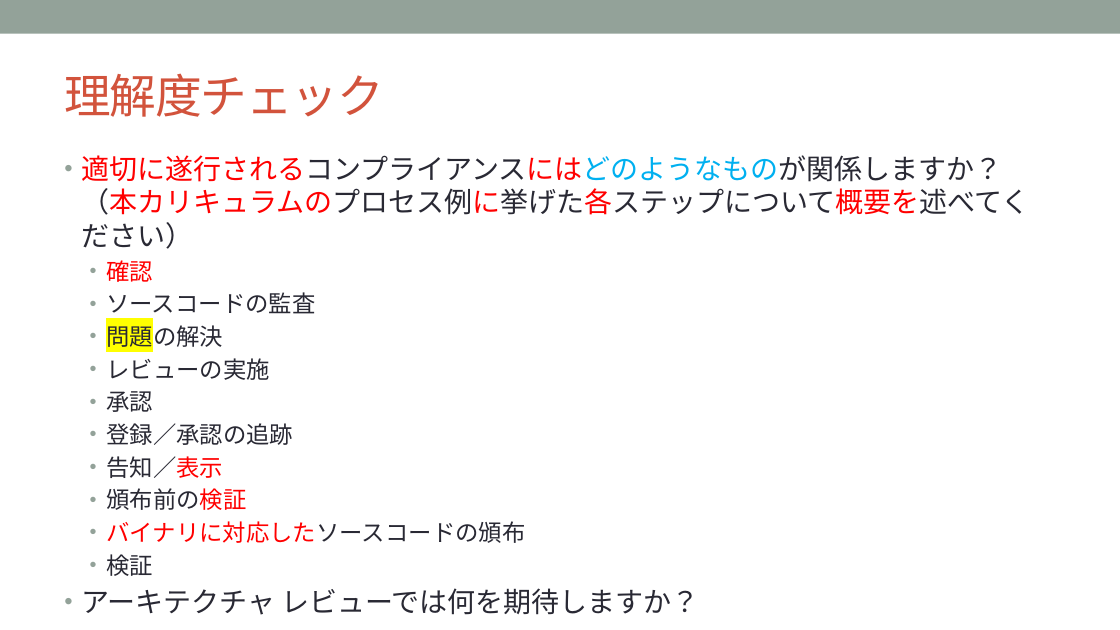
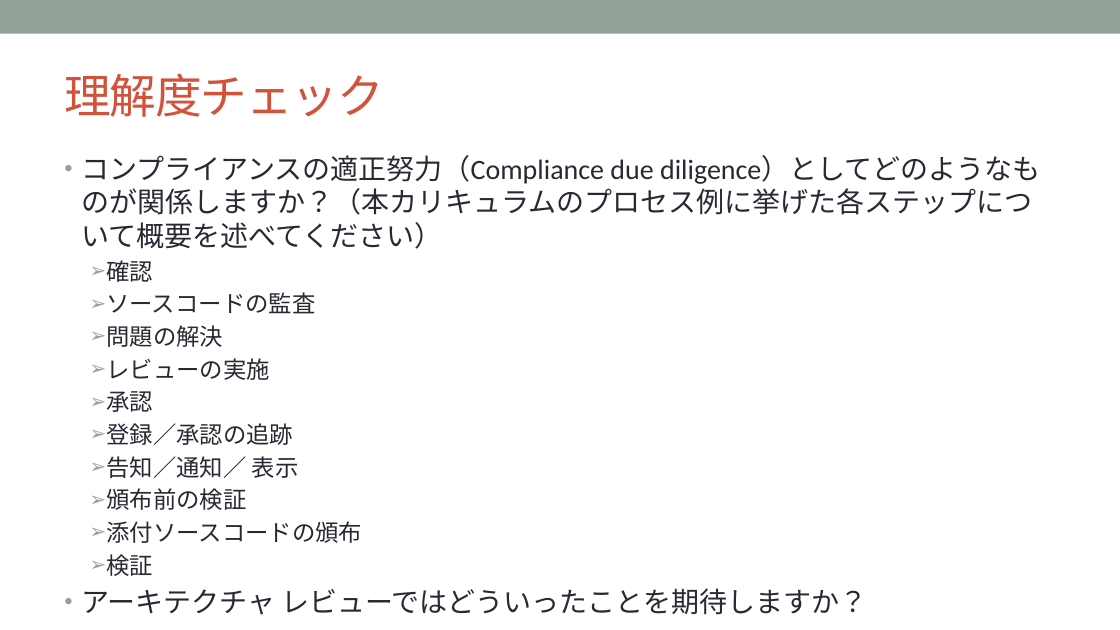
Before and after one commit to OpenChain-Project/Curriculum-Translation-JP, a slide deck: slide 65 of RC/openchain-curriculum-release-2-jp_rc1.0.pptx. Drawn at 1120x630 pixels with LibreOffice and Linux fonts; fonts in the diff are those of the drawing; background and template pictures are left out. Boxes give left, top, right and bottom in pixels: in the first picture for what was removed or moved away, otherwise in the second. Text is boxed around its words. In the diff, an @@ line names an element or a change of style, - is before the commit and + after.

```diff
--- a/RC/openchain-curriculum-release-2-jp_rc1.0.pptx
+++ b/RC/openchain-curriculum-release-2-jp_rc1.0.pptx
@@ text at (x1=81, y1=155, x2=1041, y2=249): text changed @@
-• 適切に遂行されるコンプライアンスにはどのようなものが関係しますか？（本カリキュラムのプロセス例に挙げた各ステップについて概要を述べてください）
+• コンプライアンスの適正努力（Compliance due diligence）としてどのようなものが関係しますか？（本カリキュラムのプロセス例に挙げた各ステップについて概要を述べてください）
@@ text at (x1=106, y1=260, x2=315, y2=576): text colour #FF0000 to #292934 in "確認", "頒布前の検証"; highlight #FFFF00 to none in "問題の解決"; bullet • to ➢ @@
@@ text at (x1=106, y1=456, x2=299, y2=478): text changed @@
-  • 告知／表示
+  ➢ 告知／通知／ 表示
@@ text at (x1=106, y1=521, x2=362, y2=543): text changed; text colour #FF0000 to #292934 @@
-  • バイナリに対応したソースコードの頒布
+  ➢ 添付ソースコードの頒布
@@ text at (x1=81, y1=588, x2=868, y2=615): text changed @@
-• アーキテクチャ レビューでは何を期待しますか？
+• アーキテクチャ レビューではどういったことを期待しますか？
```
Also in this commit, not shown: 5 other slides changed.
